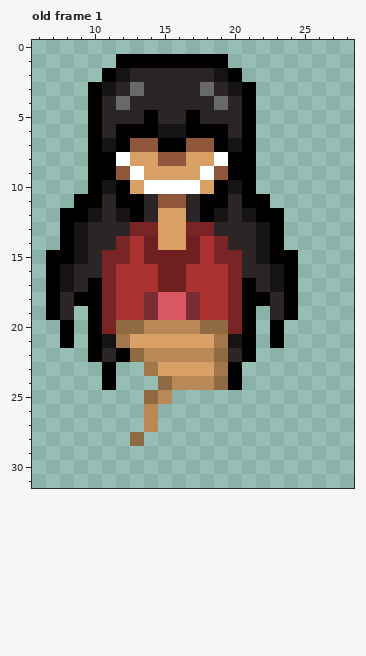
Edited in one commit: pixel-art file (aseprites/kuyang_idle.aseprite). The picture above was drawn from the file before the commit.
32x32 pixels, 1 frame. Colours within 5 levels of each other are drawn and written as one. Shown: old frame 1: x 6..28, y 0..31. The commit also changed other frames, which this record leaves out.
After the commit:
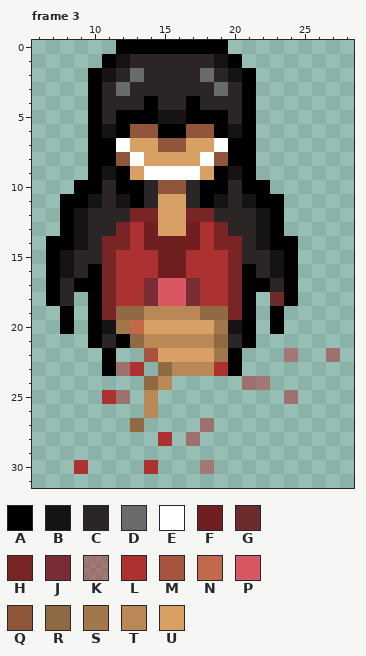
Palette (. is transparent): A #000000  B #151313  C #2b2525  D #696a6a  E #ffffff  F #6f1f1f  G #6c2c2c  H #792525  J #792c33  K #ac323280  L #ac3232  M #a7543e  N #c2694c  P #d95763  Q #8f563b  R #906a43  S #a2774b  T #b98856  U #d9a066
A new or re-ordered frame is compared with the old frame closest to it.
Edits made:
frames 1 -> 4
layer "Layer 2" opacity 50% added
Changed rows in their new state; - is an unchanged pixel.
Frame 3 is new; against old frame 1, layers "Layer 2", "Layer 1":
first column x 7:
 0 -----AAAAAAAA--------
 1 ----ABCCCCCCBA-------
 2 ---ABCD----DCBA------
 3 ----CDC----CDC-------
 4 -----C-A--A-C--------
 5 -----AA-BB-AA--------
 6 ----B-QQAAQQ-B-------
 7 ----AEUUQQUUEA-------
 8 -----QE-UU-EQ--------
 9 ----BAUEEEEUAB-------
10 --A-C-ACQQCA-C-A-----
11 -A-B-B--UU--B-B-A----
12 --BC-CHH--HHC-CB-----
13 -----HLF--FLH--------
14 A---H---FF---H---A---
15 -BC--L-L--L-L--CB----
16 ---A----------A------
17 -CA----JPPJ----AC----
18 --.------------.G----
19 .A---RRTTTTRR---A.---
20 ----BSNUUUUUSB-------
21 -.--CARTTTTTRC--.----
22 ---.A..MUUUUSA.--K--K
23 -----KL.RTTTL--------
24 ----.--RT.....KK-----
25 ----LK-T.--------K---
27 ------R.---K---------
28 ------.-L-K----------
30 --L----L---K---------
Pixel boxes of the changes (left, top, right, bottom) in both pictures:
changed: (46, 40, 340, 474)
